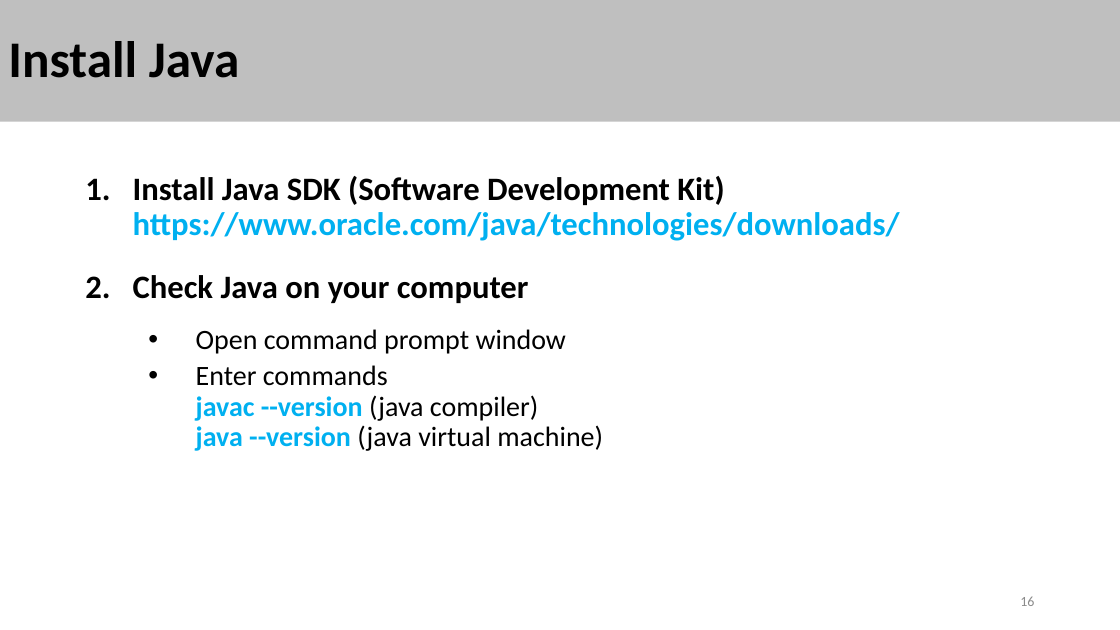
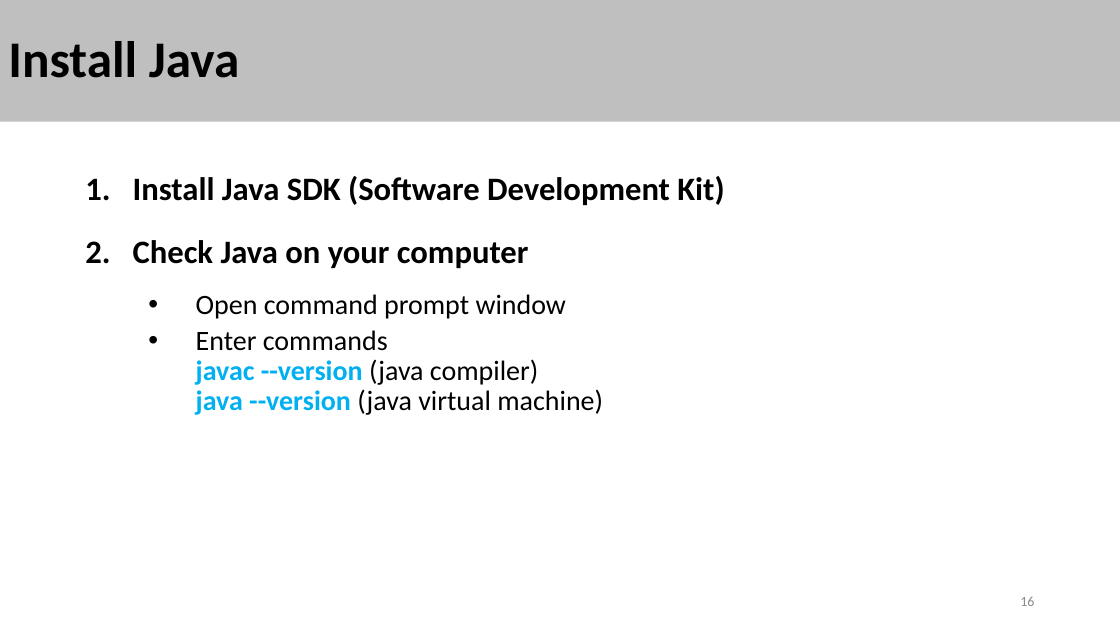
Before and after one commit to stalj/cp3, a slide deck: slide 16 of 01-CourseIntroduction/01-CourseIntroduction.pptx. Drawn at 1120x630 pixels with LibreOffice and Linux fonts; fonts in the diff are those of the drawing. Boxes give left, top, right and bottom in pixels: in the first picture for what was removed or moved away, otherwise in the second. Text is boxed around its words. In the diff, an @@ line names an element or a change of style, - is before the commit and + after.

```diff
--- a/01-CourseIntroduction/01-CourseIntroduction.pptx
+++ b/01-CourseIntroduction/01-CourseIntroduction.pptx
@@ text at box(133, 176, 724, 205): text changed; text colour #00B0F0 to #000000 @@
-1. Install Java SDK (Software Development Kit)
-   https://www.oracle.com/java/technologies/downloads/
+1. Install Java SDK (Software Development Kit)
```
Also in this commit, not shown: 4 other slides changed.
